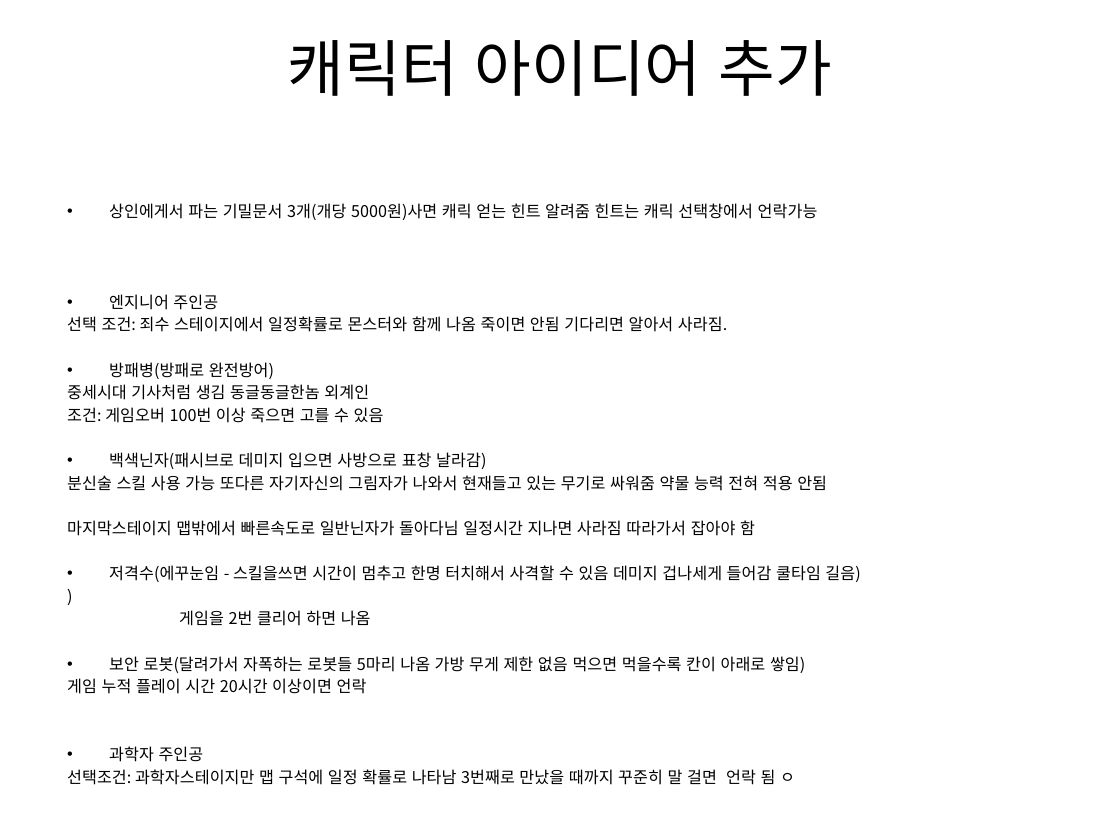
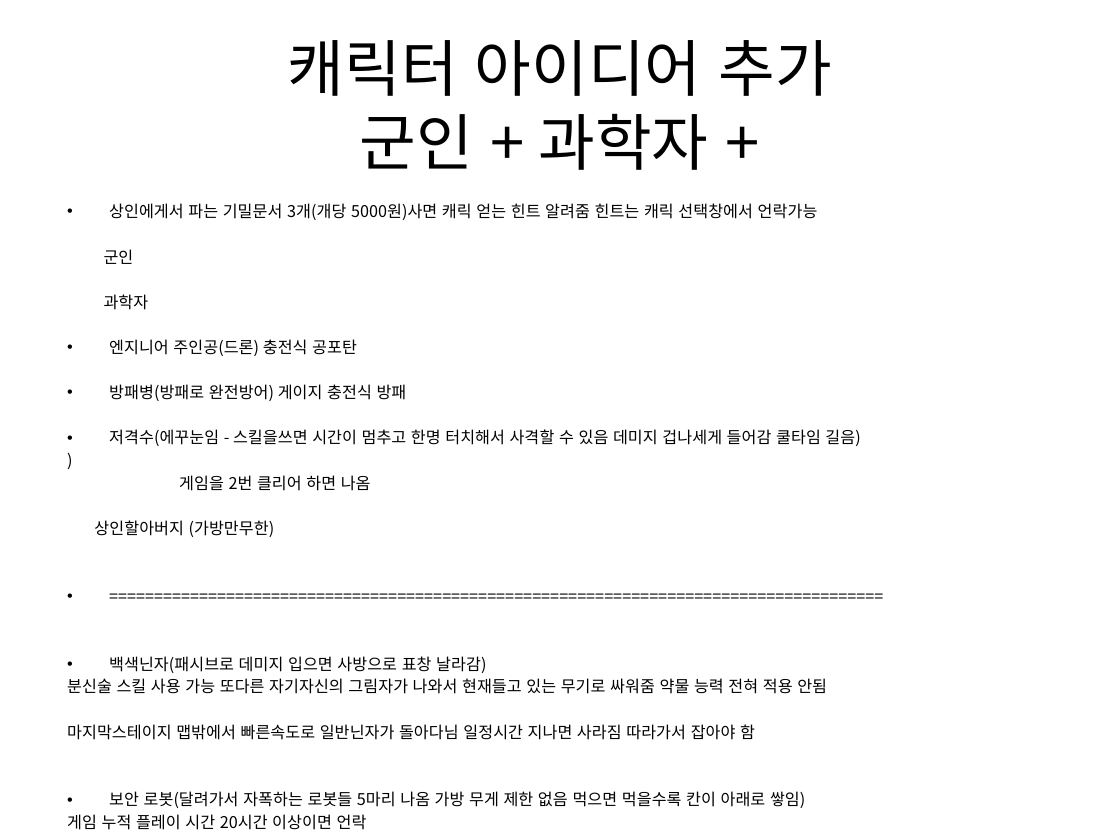
Before and after one commit to gkdlgndpdu/EscapeJail, a slide deck: slide 49 of EscapeJail/Assets/기획/스테이지1기획.pptx (slide 50 before the commit). Drawn at 1120x840 pixels with LibreOffice and Linux fonts; fonts in the diff are those of the drawing. Boxes give left, top, right and bottom in pixels: in the first picture for what was removed or moved away, otherwise in the second. Text is boxed around its words. In the diff, an @@ line names an element or a change of style, - is before the commit and + after.

```diff
--- a/EscapeJail/Assets/기획/스테이지1기획.pptx
+++ b/EscapeJail/Assets/기획/스테이지1기획.pptx
@@ title at (x1=288, y1=40, x2=832, y2=170): text changed @@
-캐릭터 아이디어 추가
+캐릭터 아이디어 추가
+군인 + 과학자 +
@@ text at (x1=94, y1=249, x2=860, y2=537): text changed @@
-• 엔지니어 주인공
-선택 조건: 죄수 스테이지에서 일정확률로 몬스터와 함께 나옴 죽이면 안됨 기다리면 알아서 사라짐.
-• 방패병(방패로 완전방어)
-중세시대 기사처럼 생김 동글동글한놈 외계인
-조건: 게임오버 100번 이상 죽으면 고를 수 있음
+군인
+과학자
+• 엔지니어 주인공(드론) 충전식 공포탄
+• 방패병(방패로 완전방어) 게이지 충전식 방패
+• 저격수(에꾸눈임 - 스킬을쓰면 시간이 멈추고 한명 터치해서 사격할 수 있음 데미지 겁나세게 들어감 쿨타임 길음)
+)
+게임을 2번 클리어 하면 나옴
+상인할아버지 (가방만무한)
+• ======================================================================================
@@ text at (x1=109, y1=565, x2=860, y2=626): paragraphs removed @@
-• 저격수(에꾸눈임 - 스킬을쓰면 시간이 멈추고 한명 터치해서 사격할 수 있음 데미지 겁나세게 들어감 쿨타임 길음)
-)
-게임을 2번 클리어 하면 나옴
@@ text at (x1=67, y1=746, x2=795, y2=785): paragraphs removed @@
-• 과학자 주인공
-선택조건: 과학자스테이지만 맵 구석에 일정 확률로 나타남 3번째로 만났을 때까지 꾸준히 말 걸면 언락 됨 ㅇ
```
Also in this commit, not shown: 10 other slides changed, 1 slide removed, 28 other files.
